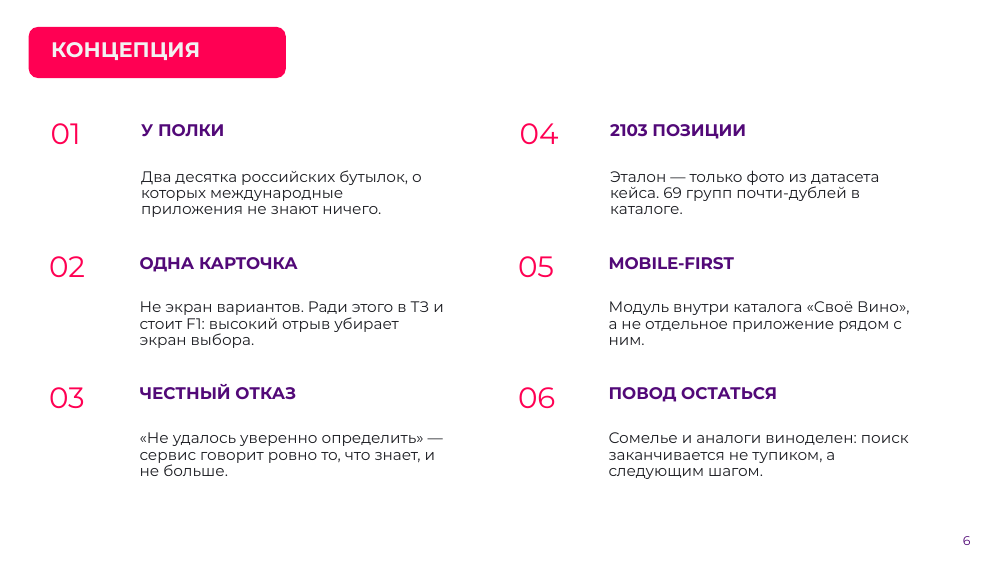
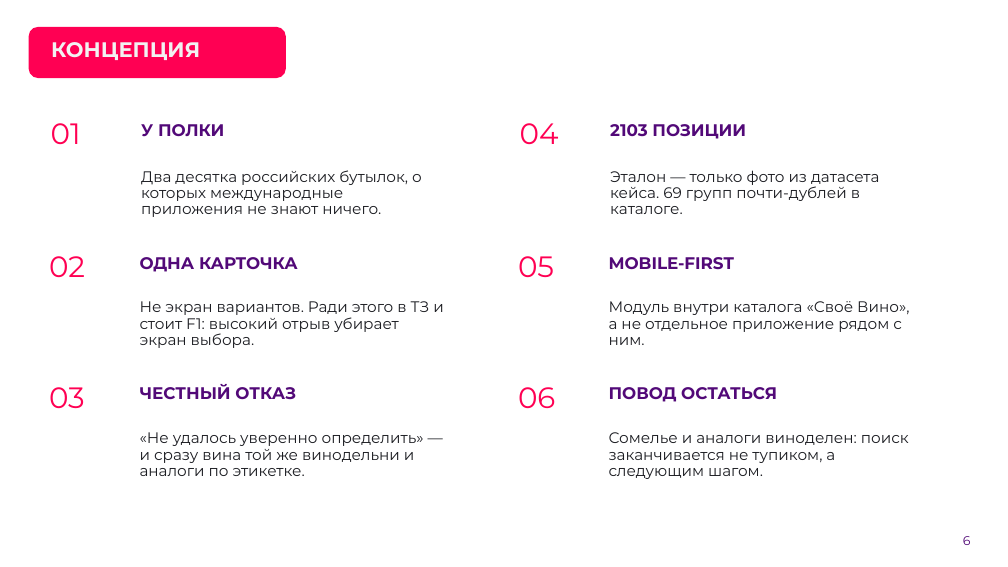
Before and after one commit to AlexGvr/rus_vines, a slide deck: slide 6 of ЛЦТ2026 Сканер российских вин.pptx. Drawn at 1008x567 pixels with LibreOffice and Linux fonts; fonts in the diff are those of the drawing; background and template pictures are left out. Boxes give left, top, right and bottom in pixels: in the first picture for what was removed or moved away, otherwise in the second. Text is boxed around its words. In the diff, an @@ line names an element or a change of style, - is before the commit and + after.

```diff
--- a/ЛЦТ2026 Сканер российских вин.pptx
+++ b/ЛЦТ2026 Сканер российских вин.pptx
@@ text at [140, 432, 424, 476]: text changed @@
-«Не удалось уверенно определить» — сервис говорит ровно то, что знает, и не больше.
+«Не удалось уверенно определить» — и сразу вина той же винодельни и аналоги по этикетке.
```
Also in this commit, not shown: 7 other slides changed, 1 other file.
